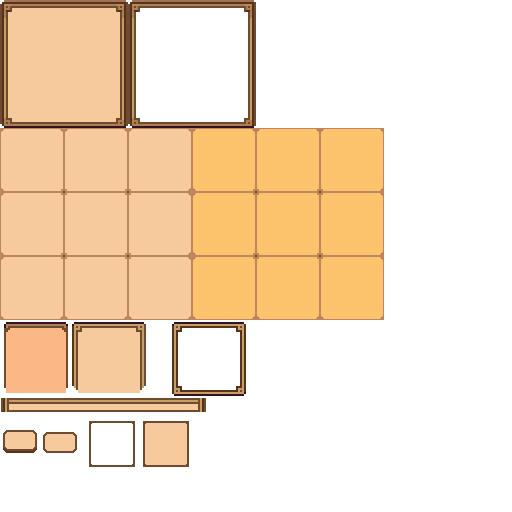
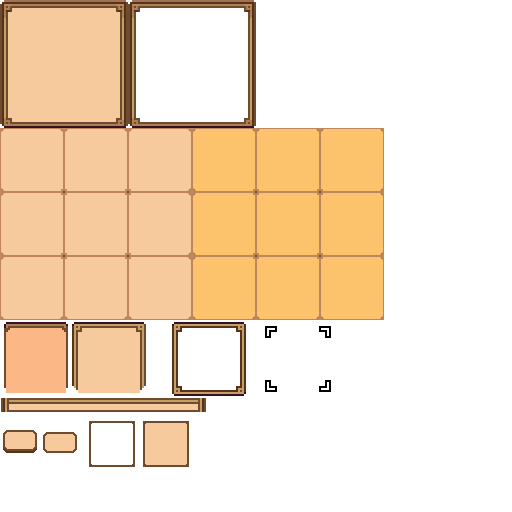
Comparing the layer stacks of the two 512 × 512 images. Changes:
painted on "레이어 4" over [265, 326, 331, 392]
